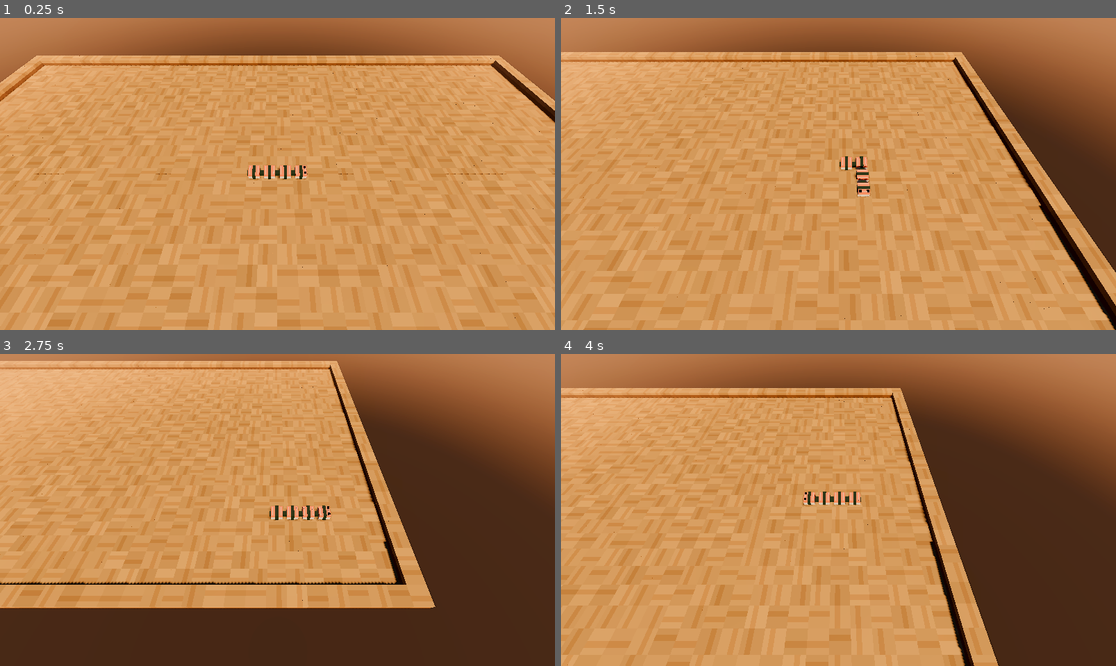
Above: before the commit, frames 1-4 (two rows, left to right).
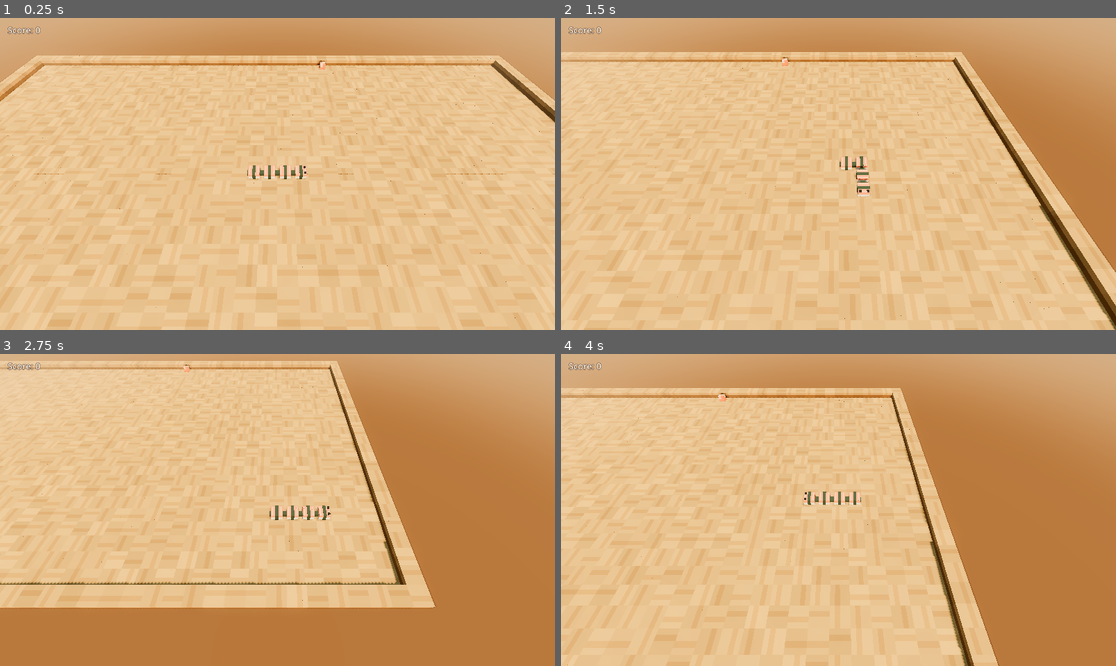
Above: after the commit, the same moments.

Repository: mmarines/D4-CMPM-121
Game: Godot game, scene res://main.tscn
Same seed, same stepped clock (60 frames per second), same inputs: the game is played once before the commit and once after it.
Inputs:
- Up to frame 1 (0.25 s): no input
- Up to frame 2 (1.5 s): hold Right (ui_right) 0.53-1.28 s; hold Down (ui_down) from 1.28 s (still down)
- Up to frame 3 (2.75 s): release Down (ui_down) at 2.03 s; hold Right (ui_right) from 2.03 s (still down)
- Up to frame 4 (4 s): release Right (ui_right) at 2.78 s; hold Up (ui_up) 2.78-3.53 s; hold Left (ui_left) from 3.53 s (still down)

The runs differ from the first frame. In frame 1, 100% of the frame differs, in the area x 0-100%, y 0-100%; in frame 2, 100%; in frame 3, 100%; in frame 4, 100%.

Commit message:
[Step 1] Basic food growth, score, and tests

Diff:
--- a/app/kit_viewer.gd
+++ b/app/kit_viewer.gd
@@ -1,10 +1,10 @@
-## deno task kit: see the kit as the game will, under the game's own lighting.
-## A sample dragon shows how the pieces join through turns; in front of the board,
+## deno task kit: see the sushi kit as the game will, under the lighting.
+## A sample sushi snake shows how the pieces join through turns; in front of the board,
 ## every piece in the kit stands in a row with its name.
 extends Node3D
 
 const SIZE := Vector2i(12, 9)
-## A body, head first like Dragon.body, with turns both ways.
+## A body, head first like the Session's snake, with turns both ways.
 const SAMPLE: Array[Vector2i] = [
 	Vector2i(8, 2),
 	Vector2i(7, 2),
--- a/app/main.gd
+++ b/app/main.gd
@@ -1,8 +1,8 @@
-## Engine adapter: keeps the clock, passes keys to the Session, and draws what it holds.
+## Engine adapter: keeps the clock, passes keys to the Session, and draws the sushi snake.
 ## It never decides rules: those live in core/session.gd.
 extends Node3D
 
-const GRID := Vector2i(48, 28)  # your call: bigger grids make the dragon feel finer
+const GRID := Vector2i(48, 28)  # a finer grid makes the sushi snake feel more precise
 const TICK_SECONDS := 0.1
 const CAMERA_OFFSET := Vector3(0, 11, 7.5)  # above and behind the head
 const DIRECTIONS := {
@@ -15,14 +15,26 @@
 var session := Session.new(GRID)
 var meshes := {}  # kit piece name -> Mesh, shared by everything that shows it (Flyweight)
 var segments: Array[MeshInstance3D] = []
+var food := MeshInstance3D.new()
 var camera := Camera3D.new()
+var score_label := Label.new()
 var _clock := 0.0
 
 
 func _ready() -> void:
 	meshes = Stage.load_kit()
 	_build_stage()
-	_draw_dragon()
+	_draw_snake()
+	_draw_food()
+	var hud := CanvasLayer.new()
+	add_child(hud)
+	score_label.text = "Score: 0"
+	score_label.position = Vector2(16, 12)
+	score_label.add_theme_font_size_override("font_size", 18)
+	score_label.add_theme_color_override("font_color", Color("fff8e7"))
+	score_label.add_theme_color_override("font_outline_color", Color("4a2e22"))
+	score_label.add_theme_constant_override("outline_size", 3)
+	hud.add_child(score_label)
 
 
 ## Input arrives as events, so even a tap shorter than one frame is never missed.
@@ -37,7 +49,9 @@
 	while _clock >= TICK_SECONDS:
 		_clock -= TICK_SECONDS
 		session.tick()
-		_draw_dragon()
+		_draw_snake()
+		_draw_food()
+		score_label.text = "Score: %d" % session.score
 	_follow(delta)
 
 
@@ -55,7 +69,7 @@
 	camera.look_at(camera.position - CAMERA_OFFSET)
 
 
-func _draw_dragon() -> void:
+func _draw_snake() -> void:
 	var body := session.dragon.body
 	while segments.size() < body.size():
 		var segment := MeshInstance3D.new()
@@ -75,3 +89,12 @@
 
 func _center(cell: Vector2i) -> Vector3:
 	return Vector3(cell.x + 0.5, 0, cell.y + 0.5)
+
+
+func _draw_food() -> void:
+	if food.get_parent() == null:
+		add_child(food)
+	food.visible = session.board.tiles.has(session.food)
+	if food.visible:
+		food.mesh = meshes["food"]
+		food.position = _center(session.food)
--- a/app/stage.gd
+++ b/app/stage.gd
@@ -1,12 +1,11 @@
-## The world around the dragon: sky, sun, and the board's tiles. Built once and never
-## changed during play, so each kind of tile is one MultiMesh (Flyweight made visible:
-## one mesh uploaded once, drawn at a thousand transforms in one call).
+## The cozy sushi-board world: sky, warm light, and wooden board tiles.
+## Built once and never changed during play.
 class_name Stage
 extends Node3D
 
-const SKY_TOP := Color("1b2f4a")
-const HORIZON := Color("e0936a")  # dusk; the fog uses it too, so the floor melts into the sky
-const EARTH := Color("3a2f2a")  # warm dark ground beyond the board
+const SKY_TOP := Color("79a4a2")
+const HORIZON := Color("f2cf9a")
+const EARTH := Color("6d4a32")
 
 var rng := RandomNumberGenerator.new()  # seeded, so the stage looks the same every load
 
--- a/core/dragon.gd
+++ b/core/dragon.gd
@@ -29,9 +29,10 @@
 
 ## Advance one cell, taking the next queued turn first. Wrapping around the grid is a
 ## placeholder: once Session ends the run at solid tiles, the dragon never reaches an edge.
-func tick() -> void:
+func tick(grow := false) -> void:
 	if not _turns.is_empty():
 		heading = _turns.pop_front()
 	var head := body[0] + heading
 	body.push_front(Vector2i(posmod(head.x, size.x), posmod(head.y, size.y)))
-	body.pop_back()
+	if not grow:
+		body.pop_back()
--- a/core/session.gd
+++ b/core/session.gd
@@ -6,15 +6,35 @@
 
 var board: Board
 var dragon: Dragon
+var food := Vector2i(-1, -1)
+var score := 0
+var rng := RandomNumberGenerator.new()
 
 
 func _init(grid_size: Vector2i) -> void:
 	board = Board.bordered(grid_size)
 	dragon = Dragon.new(grid_size)
+	rng.seed = 12345
+	spawn_food()
 
 
 ## One step of the rules. TODO for D4: food, growth, and collisions with the dragon's
 ## own body and with solid tiles (board.is_solid). Each needs the dragon and something
 ## else, which is why they go here rather than in Dragon.tick.
 func tick() -> void:
-	dragon.tick()
+	var eating := dragon.body[0] + dragon.heading == food
+	dragon.tick(eating)
+	if eating:
+		score += 1
+		spawn_food()
+
+
+func spawn_food() -> void:
+	var free_cells: Array[Vector2i] = []
+	for cell in board.tiles:
+		if not board.is_solid(cell) and not cell in dragon.body:
+			free_cells.append(cell)
+	if free_cells.is_empty():
+		food = Vector2i(-1, -1)
+	else:
+		food = free_cells[rng.randi_range(0, free_cells.size() - 1)]
--- a/tests/session_test.gd
+++ b/tests/session_test.gd
@@ -11,3 +11,23 @@
 	var session := Session.new(Vector2i(10, 10))
 	assert_true(session.board.is_solid(Vector2i(0, 0)))
 	assert_true(not session.board.is_solid(session.dragon.body[0]))
+
+
+func test_eating_grows_and_scores() -> void:
+	var session := Session.new(Vector2i(10, 10))
+	var initial_size := session.dragon.body.size()
+	session.food = session.dragon.body[0] + session.dragon.heading
+
+	session.tick()
+
+	assert_eq(session.dragon.body.size(), initial_size + 1)
+	assert_eq(session.score, 1)
+
+
+func test_new_food_never_appears_on_the_body() -> void:
+	var session := Session.new(Vector2i(10, 10))
+	session.food = session.dragon.body[0] + session.dragon.heading
+
+	session.tick()
+
+	assert_true(not session.food in session.dragon.body)
